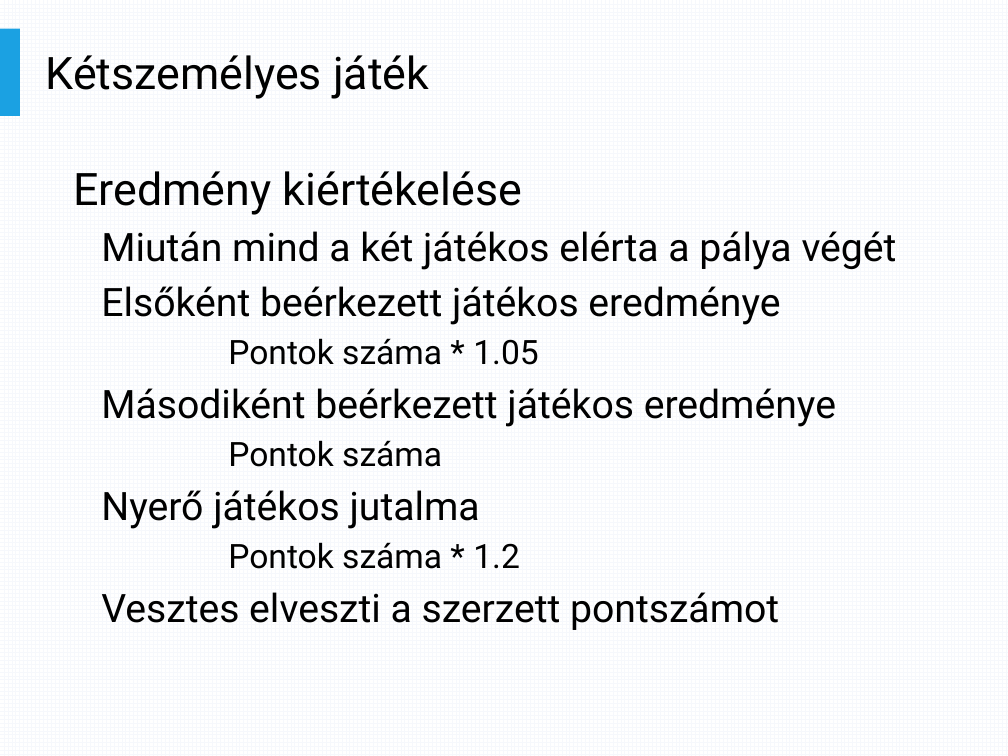
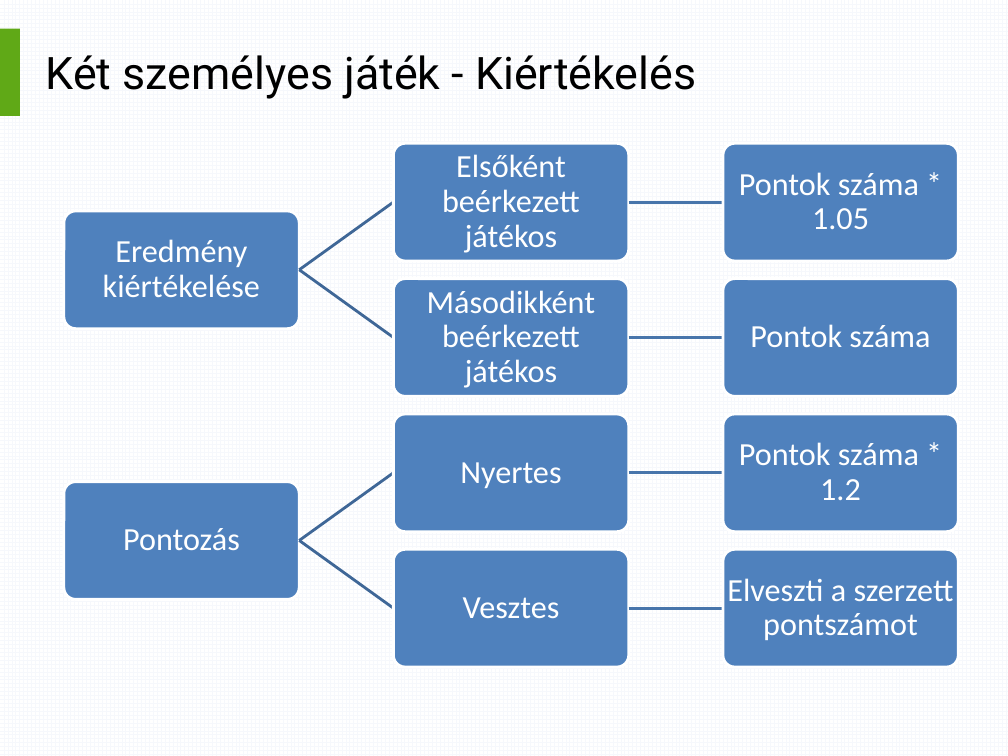
Before and after one commit to trnktms/ScarFly, a slide deck: slide 13 of ScarFly/Docs/Presentation.pptx (slide 15 before the commit). Drawn at 1008x756 pixels with LibreOffice and Linux fonts; fonts in the diff are those of the drawing. Boxes give left, top, right and bottom in pixels: in the first picture for what was removed or moved away, otherwise in the second. Text is boxed around its words. In the diff, an @@ line names an element or a change of style, - is before the commit and + after.

```diff
--- a/ScarFly/Docs/Presentation.pptx
+++ b/ScarFly/Docs/Presentation.pptx
@@ rectangle at (x1=0, y1=29, x2=20, y2=117): fill #1BA1E2 to #60A917 @@
@@ title at (x1=46, y1=55, x2=696, y2=99): text changed @@
-Kétszemélyes játék
+Két személyes játék - Kiértékelés
@@ text removed at (x1=73, y1=171, x2=897, y2=630) @@
-Eredmény kiértékelése
-  Miután mind a két játékos elérta a pálya végét
-  Elsőként beérkezett játékos eredménye
-    Pontok száma * 1.05
-  Másodiként beérkezett játékos eredménye
-    Pontok száma
-  Nyerő játékos jutalma
-    Pontok száma * 1.2
-  Vesztes elveszti a szerzett pontszámot
@@ group added at (x1=64, y1=143, x2=959, y2=667): 10 rounded rectangles, 10 texts, 8 freeform shapes @@
+Eredmény kiértékelése
+Elsőként beérkezett játékos
+Pontok száma * 1.05
+Másodikként beérkezett játékos
+Pontok száma
+Pontozás
+Nyertes
+Pontok száma * 1.2
+Vesztes
+Elveszti a szerzett pontszámot
```
Also in this commit, not shown: 7 other slides changed, 3 slides added, 3 slides removed.
